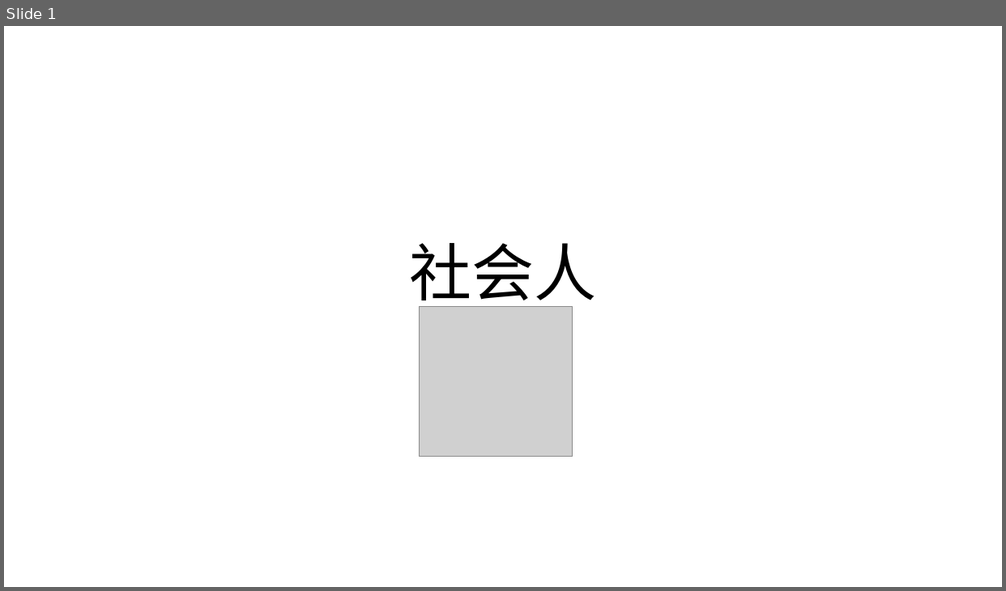
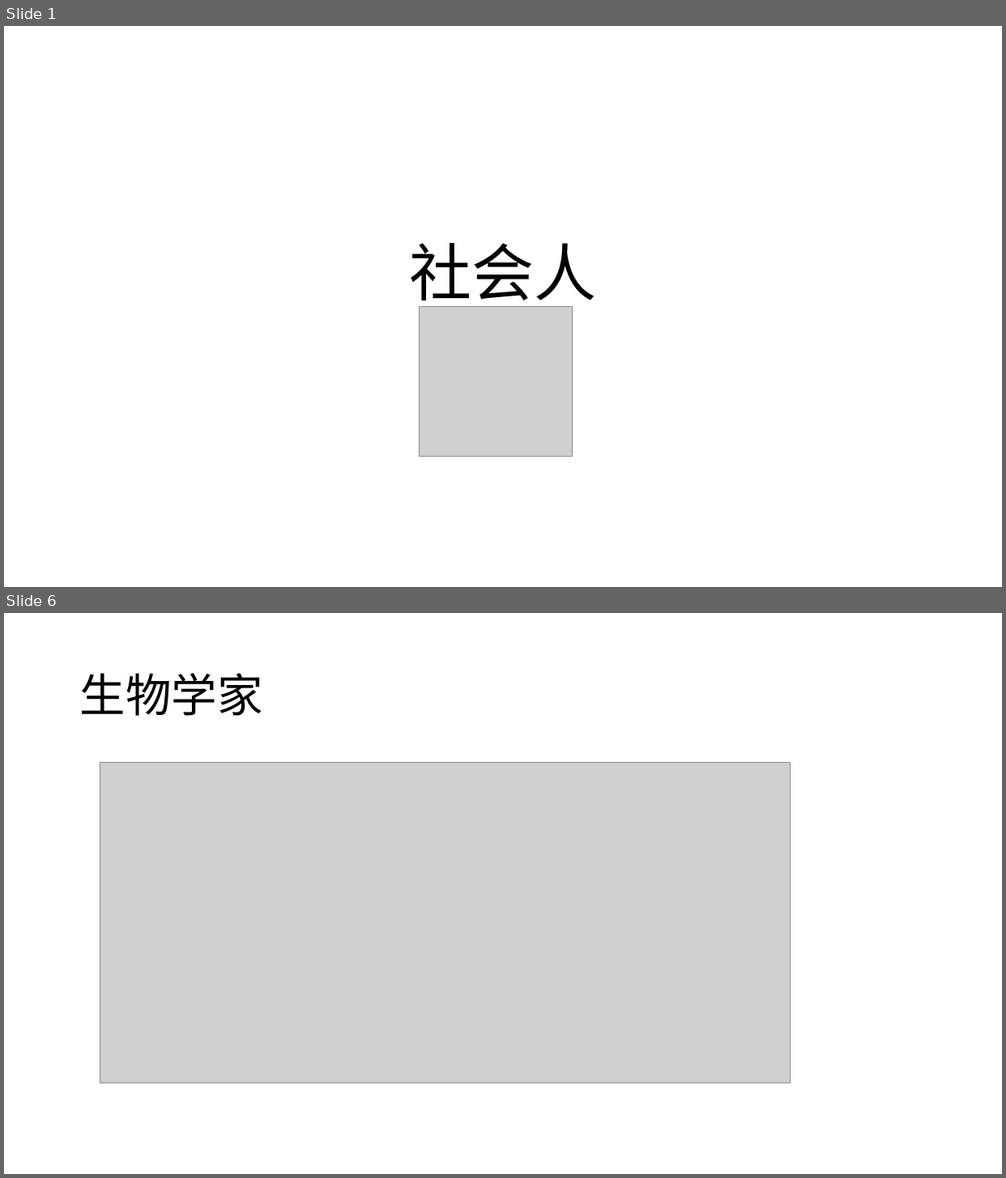
Before and after one commit to Yonahwang/God_with_me, a slide deck: 2018Q2/TGIF/TGIP_June6.pptx. Shown one above the other, each under a label of ours: slide 1 before the commit, slides 1 and 6 after it; the slides between them are not shown. The pictures are 1006x591 and 1006x1178 pixels, drawn with LibreOffice and Linux fonts; fonts in the diff are those of the drawing; grey boxes stand for pictures. Boxes give left, top, right and bottom in pixels: in the first picture for what was removed or moved away, otherwise in the second. Text is boxed around its words. In the diff, an @@ line names an element or a change of style, - is before the commit and + after.

```diff
--- a/2018Q2/TGIF/TGIP_June6.pptx
+++ b/2018Q2/TGIF/TGIP_June6.pptx
@@ slide 6 added at <box>4,613,1002,1174</box>, background #FFFFFF @@
@@ title added at <box>80,673,263,716</box>, 44 pt, text #000000 @@
+生物学家
@@ picture added at <box>100,763,791,1083</box> @@
```
Also in this commit, not shown: 10 other slides added, 1 slide removed, 9 other files.
